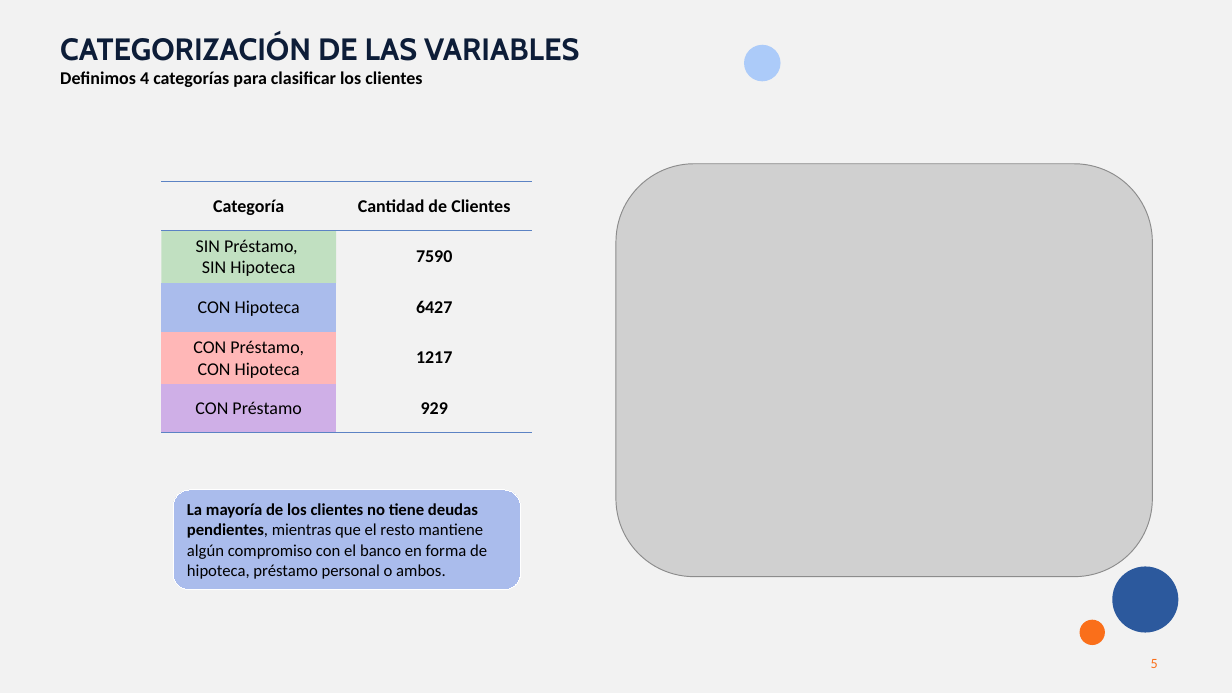
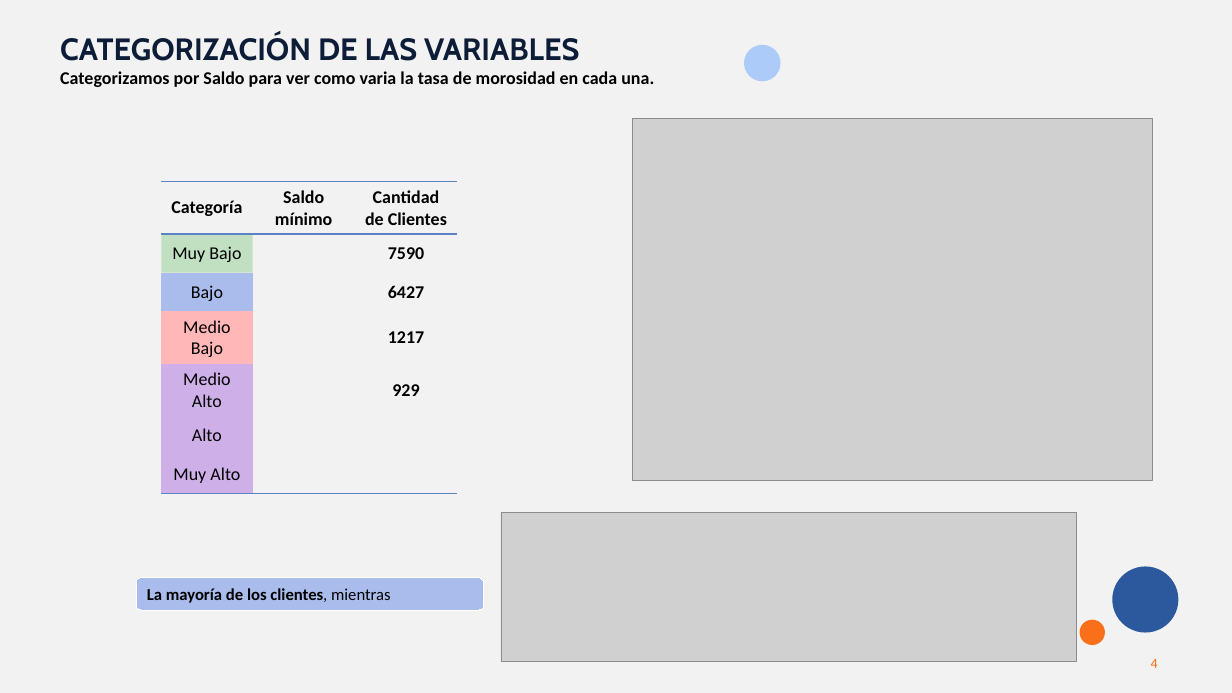
Before and after one commit to MarinaTorba/PersonalDataProrjects, a slide deck: slide 4 of Equip_B/results/S3_Presentacion_Finanzas.pptx (slide 5 before the commit). Drawn at 1232x693 pixels with LibreOffice and Linux fonts; fonts in the diff are those of the drawing; grey boxes stand for pictures. Boxes give left, top, right and bottom in pixels: in the first picture for what was removed or moved away, otherwise in the second. Text is boxed around its words. In the diff, an @@ line names an element or a change of style, - is before the commit and + after.

Commit message:
S3ppt

```diff
--- a/Equip_B/results/S3_Presentacion_Finanzas.pptx
+++ b/Equip_B/results/S3_Presentacion_Finanzas.pptx
@@ text at (x1=60, y1=71, x2=654, y2=87): text changed @@
-Definimos 4 categorías para clasificar los clientes
+Categorizamos por Saldo para ver como varia la tasa de morosidad en cada una.
@@ picture resized from (x1=616, y1=164, x2=1153, y2=577) to (x1=633, y1=118, x2=1153, y2=480) @@
@@ table at (x1=162, y1=181, x2=458, y2=494) @@
-Categoría | Cantidad de Clientes
-SIN Préstamo, / SIN Hipoteca | 7590
-CON Hipoteca | 6427
-CON Préstamo, / CON Hipoteca | 1217
-CON Préstamo | 929
+Categoría | Saldo mínimo | Cantidad de Clientes
+Muy Bajo |  | 7590
+Bajo |  | 6427
+Medio Bajo |  | 1217
+Medio Alto |  | 929
+Alto |  | 
+Muy Alto |  | 
@@ table resized from (x1=162, y1=181, x2=532, y2=433) to (x1=162, y1=181, x2=458, y2=494) @@
@@ picture added at (x1=501, y1=513, x2=1077, y2=662) @@
@@ rounded rectangle "La mayoría de los clientes, ..." resized from (x1=173, y1=490, x2=520, y2=590) to (x1=136, y1=578, x2=483, y2=610) @@
@@ text in rounded rectangle at (x1=147, y1=588, x2=391, y2=603): text changed; bold on @@
-La mayoría de los clientes no tiene deudas pendientes, mientras que el resto mantiene algún compromiso con el banco en forma de hipoteca, préstamo personal o ambos.
+La mayoría de los clientes, mientras
@@ page number at (x1=1151, y1=659, x2=1158, y2=668): text changed @@
-5
+4
```
Also in this commit, not shown: 2 other slides changed, 3 slides added, 4 slides removed, 1 other file.
